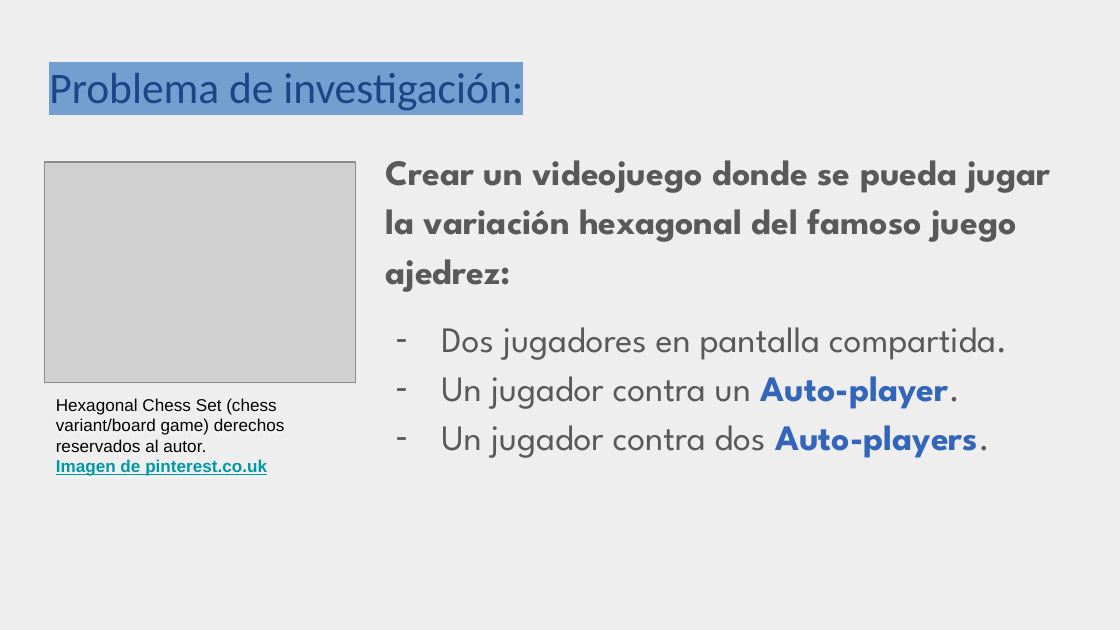
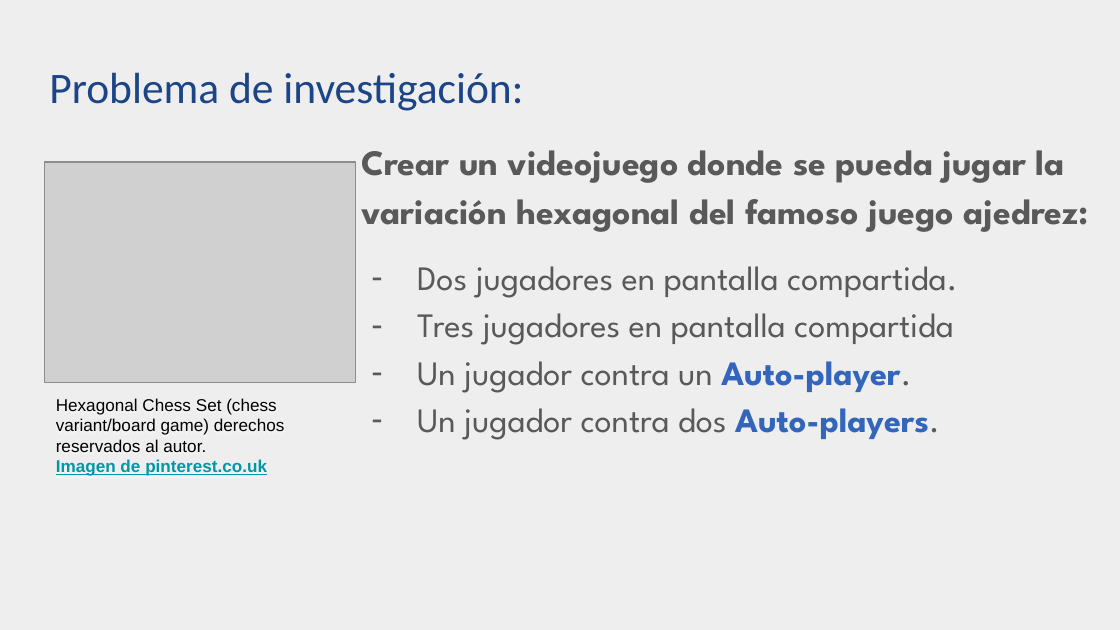
Before and after one commit to raullencinas-frm-utn/Hexajedrez, a slide deck: slide 5 of Hexajedrez - Presentación.odp. Drawn at 1120x630 pixels with LibreOffice and Linux fonts; fonts in the diff are those of the drawing; grey boxes stand for pictures. Boxes give left, top, right and bottom in pixels: in the first picture for what was removed or moved away, otherwise in the second. Text is boxed around its words. In the diff, an @@ line names an element or a change of style, - is before the commit and + after.

```diff
--- a/Hexajedrez - Presentación.odp
+++ b/Hexajedrez - Presentación.odp
@@ title "Problema de investigación:" at (x1=49, y1=72, x2=523, y2=111): highlight #729FCF to none @@
@@ text "Crear un videojuego donde se ..." moved from (x1=385, y1=160, x2=1051, y2=458) to (x1=361, y1=150, x2=1089, y2=440) @@
@@ text at (x1=417, y1=266, x2=957, y2=440): size 23 to 22 pt in "Dos jugadores en pantalla compartida.", "Un jugador contra un Auto-player.", "Un jugador contra dos Auto-players." @@
@@ text at (x1=417, y1=313, x2=954, y2=345): paragraph added @@
+– Tres jugadores en pantalla compartida
```
Also in this commit, not shown: 5 other slides changed, 11 slides added, 2 slides removed, 1 other file.
